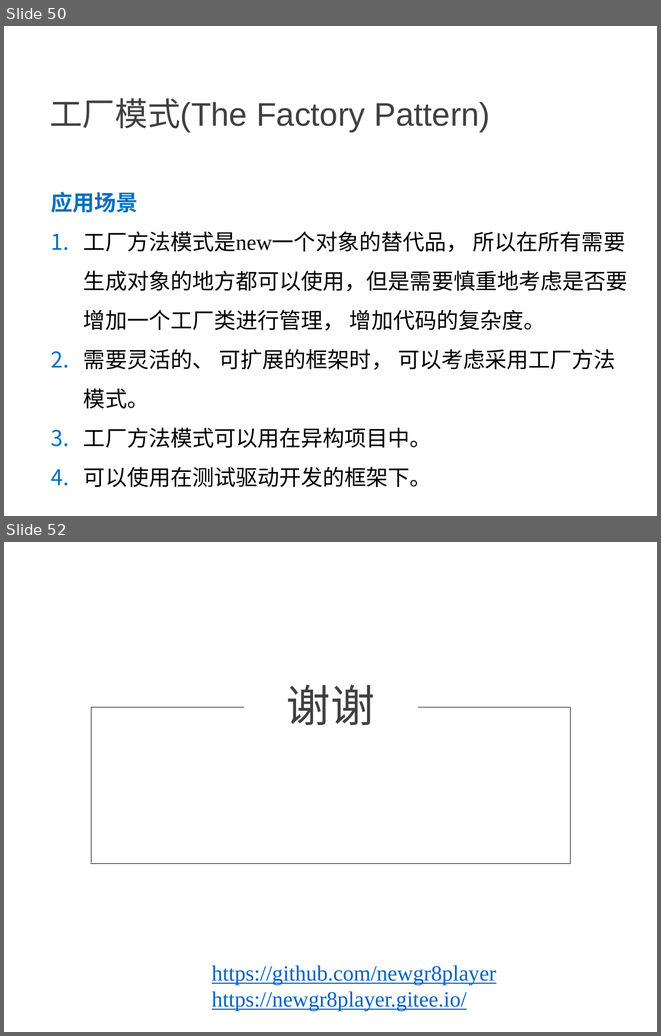
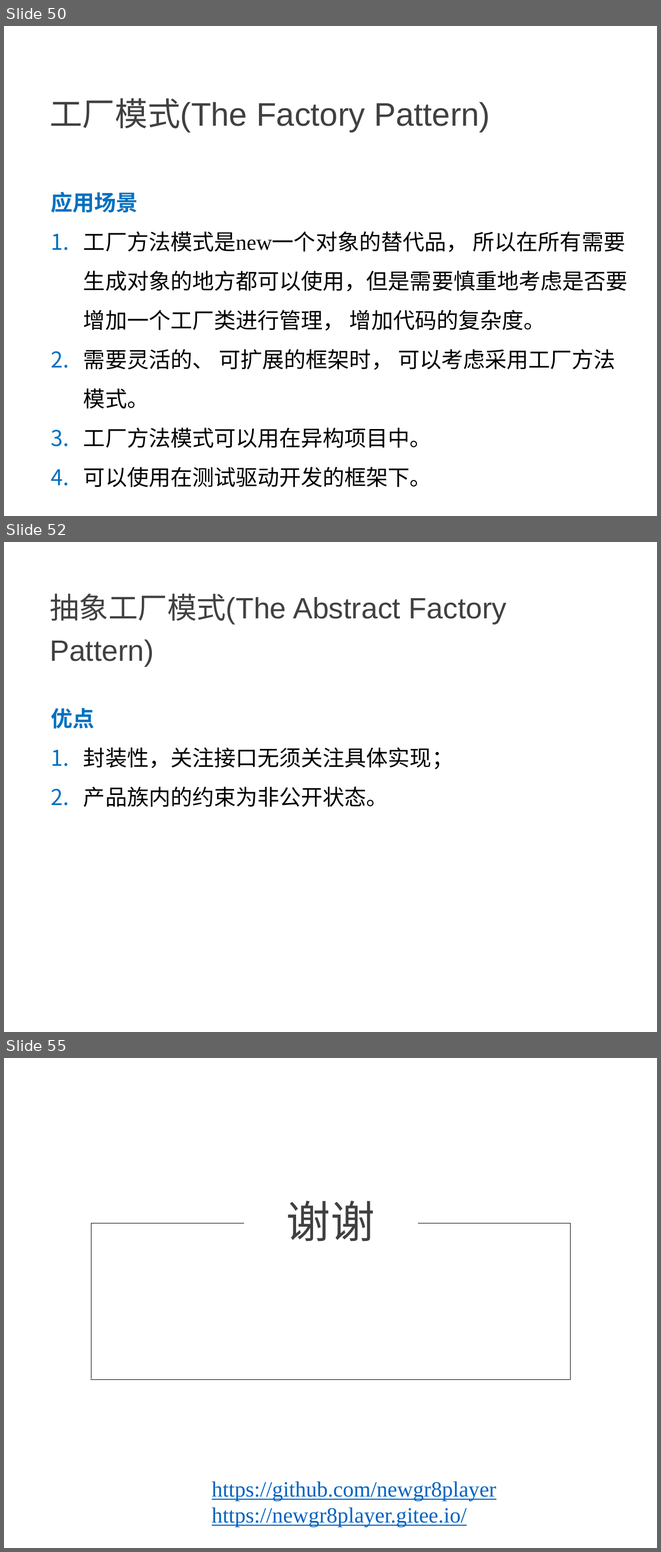
Before and after one commit to NewGr8Player/My-PPT, a slide deck: Design pattern/23种设计模式详解.pptx. Shown one above the other, each under a label of ours: slides 50 and 52 before the commit, slides 50, 52 and 55 after it; the slides between them are not shown. The pictures are 661x1036 and 661x1552 pixels, drawn with LibreOffice and Linux fonts; fonts in the diff are those of the drawing. Boxes give left, top, right and bottom in pixels: in the first picture for what was removed or moved away, otherwise in the second. Text is boxed around its words. In the diff, an @@ line names an element or a change of style, - is before the commit and + after.

Commit message:
Add - 单例模式 -工厂模式

```diff
--- a/Design pattern/23种设计模式详解.pptx
+++ b/Design pattern/23种设计模式详解.pptx
@@ slide 52 added at bbox=[4, 542, 657, 1032], background #FFFFFF @@
@@ text added at bbox=[50, 593, 507, 667], 32.4 pt, text #404040 @@
+抽象工厂模式(The Abstract Factory Pattern)
@@ text added at bbox=[51, 708, 453, 807], 24 pt, text #000000 @@
+优点
+1. 封装性，关注接口无须关注具体实现；
+2. 产品族内的约束为非公开状态。
@@ what was slide 52 is now slide 55 @@
```
Also in this commit, not shown: 3 other slides added, 1 slide removed.
